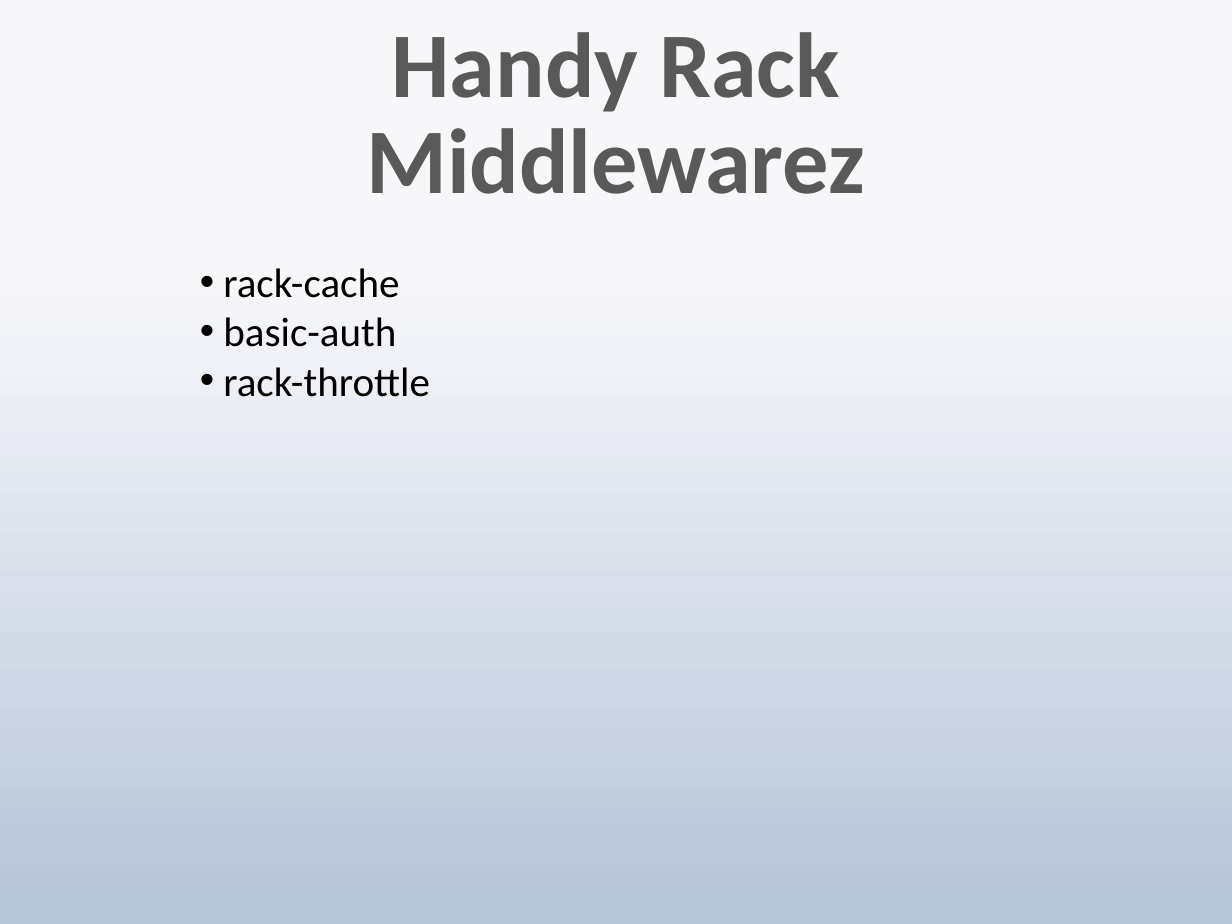
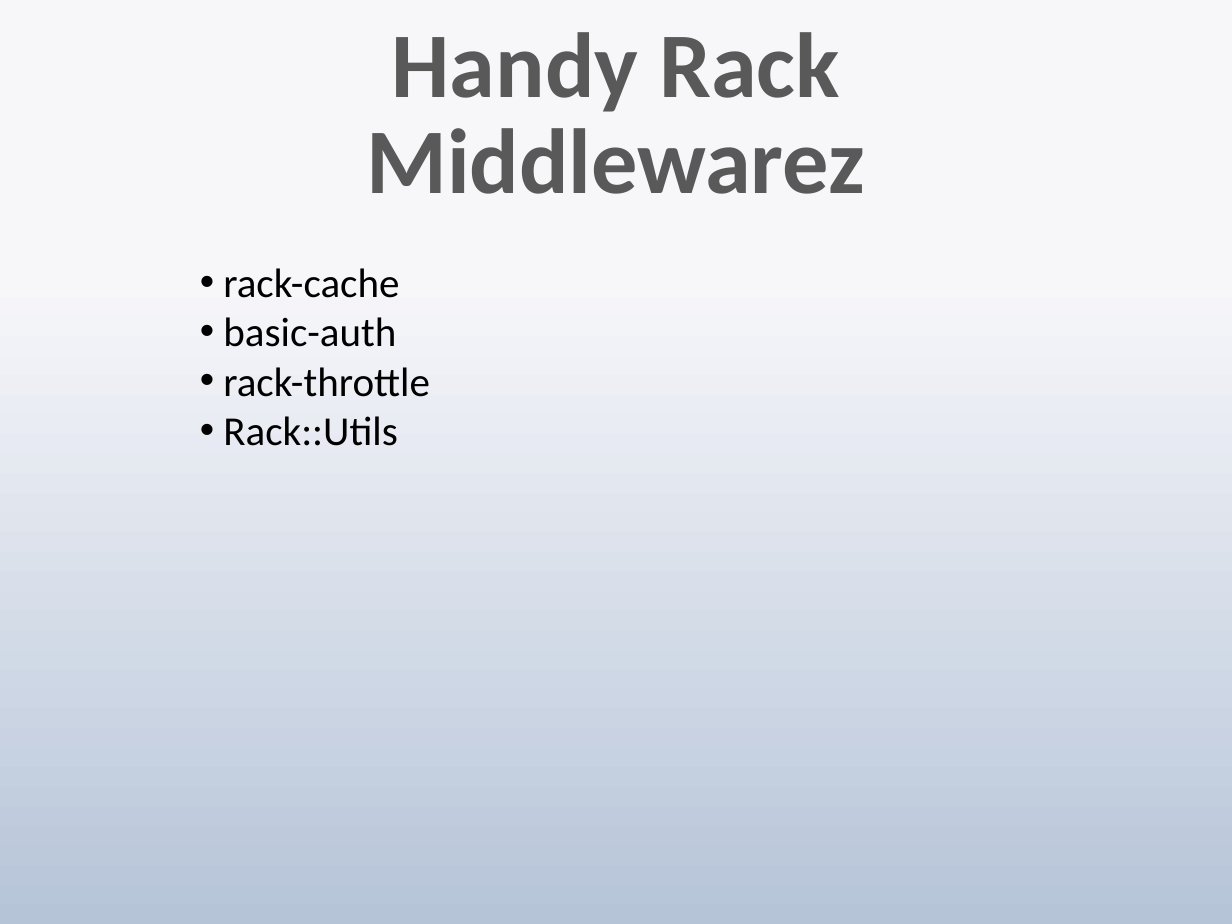
Before and after one commit to techwhizbang/sinatra_slideshow, a slide deck: slide 19 of sinatra.pptx (slide 17 before the commit). Drawn at 1232x924 pixels with LibreOffice and Linux fonts; fonts in the diff are those of the drawing. Boxes give left, top, right and bottom in pixels: in the first picture for what was removed or moved away, otherwise in the second. Text is boxed around its words. In the diff, an @@ line names an element or a change of style, - is before the commit and + after.

```diff
--- a/sinatra.pptx
+++ b/sinatra.pptx
@@ text at (223, 416, 398, 446): paragraph added @@
+• Rack::Utils
```
Also in this commit, not shown: 5 other slides changed, 2 slides added.
